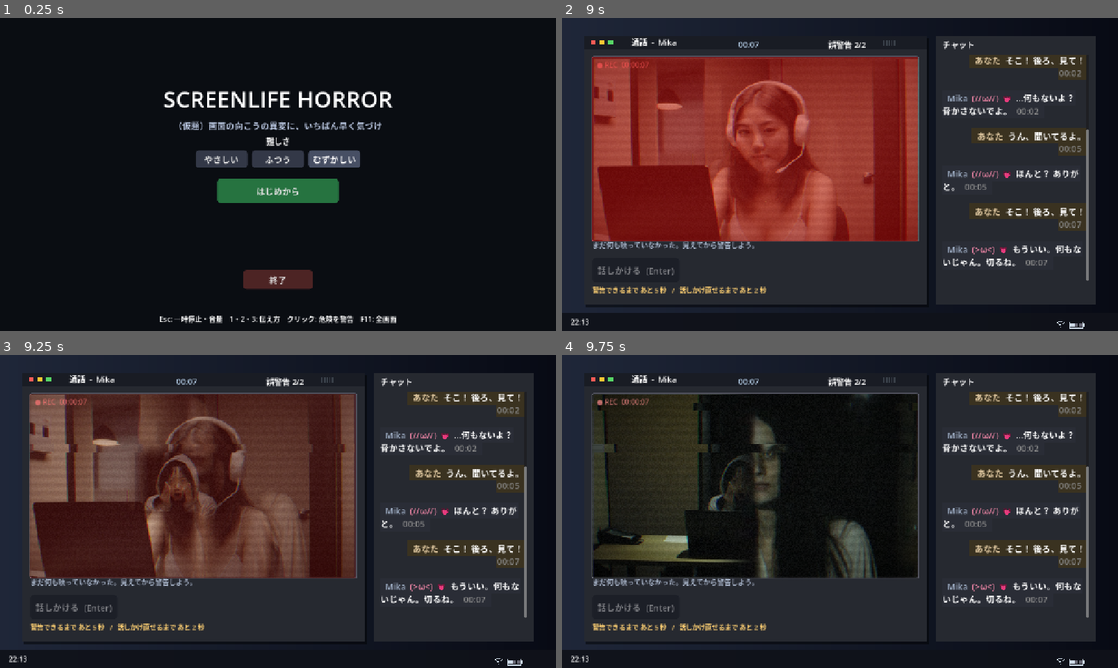
Above: before the commit, frames 1-4 (two rows, left to right).
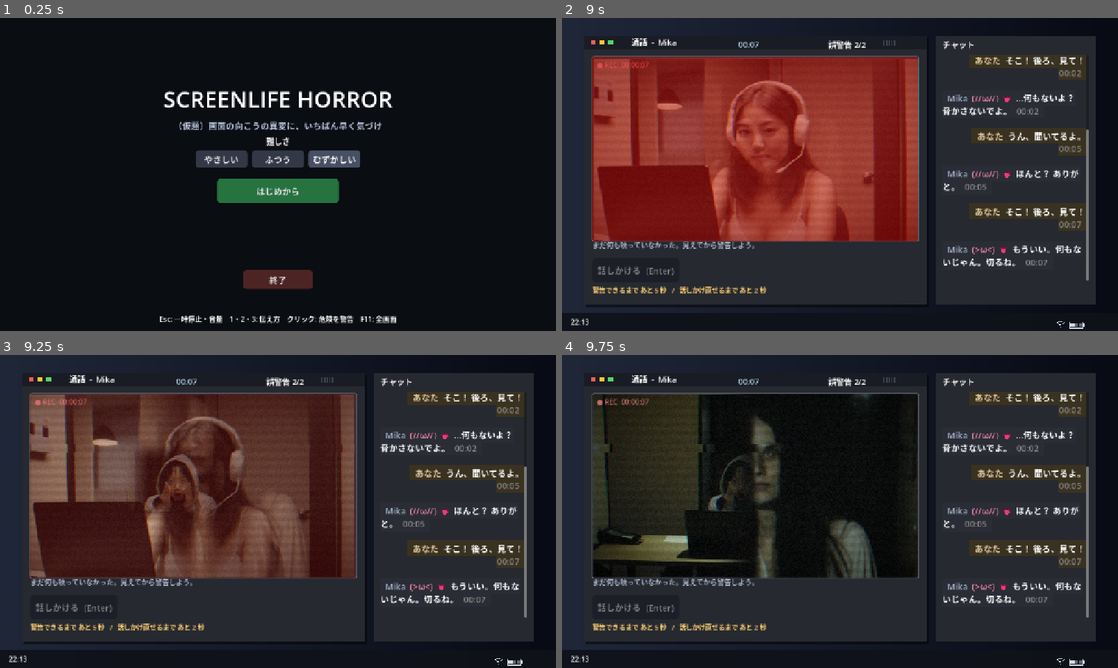
Above: after the commit, the same moments.

Repository: hijiki10rc390-code/screenlife-horror
Game: Godot game, scene res://main.tscn
Same seed, same stepped clock (60 frames per second), same inputs: the game is played once before the commit and once after it.
Inputs (mouse positions are in pixels of both pictures, inside the frame that each line leads up to):
- Up to frame 1 (0.25 s): no input
- Up to frame 2 (9 s): click "はじめから" at 0.5 s; click "応答する (Enter)" at 1.25 s; click "話しかける (Enter)" at 2 s; tap Enter at 2.75, 2.85, 8.1 s; move the mouse to (962, 158) at 2.77 s; click (962, 158) at 2.92 s; tap Space at 3.02, 3.77, 5.27, 6.02, 7.52 s; move the mouse to (728, 190) at 3.52 s; tap Keypad Enter at 3.6, 8.85 s; click (728, 190) at 3.67 s; move the mouse to (895, 105) at 4.27 s; tap 1 at 4.35 s; click (895, 105) at 4.42 s; move the mouse to (812, 237) at 5.02 s; tap 2 at 5.1 s; click (812, 237) at 5.17 s; move the mouse to (1006, 221) at 5.77 s; tap 3 at 5.85 s; click (1006, 221) at 5.92 s; click "話しかける (Enter)" at 6.5 s; move the mouse to (673, 127) at 7.27 s; tap R at 7.35 s; click (673, 127) at 7.42 s; move the mouse to (867, 174) at 8.02 s; click (867, 174) at 8.17 s; move the mouse to (756, 96) at 8.77 s; click (756, 96) at 8.92 s
- Up to frame 3 (9.25 s): tap Space at 9.02 s
- Up to frame 4 (9.75 s): move the mouse to (962, 495) at 9.52 s; tap 1 at 9.6 s; click (962, 495) at 9.67 s

Frames 1-2 are identical in both runs. In frame 3, 0.1% of the frame differs, in the area x 5-63%, y 28-32%; in frame 4, 0.2%, in the area x 6-53%, y 15-32%.

Commit message:
プラン 13: 過剰演出削減 + ボタン選択状態 + BGM 音量
- main.gd: _update_phrase_btns() で選択中のボタンに '▶' マーカー追加
- main.gd: glitch_amt のしきい値を 0.2→0.4 に、最大値を 1.0→0.5 に半減
- main.gd: stutter の開始条件を 0.3→0.5 に、頻度を 0.6-2.0→1.5-3.5 に、振れ幅を ±6→±4 に
- audio_manager.gd: ambient の音量を -13→-6 dB に上げて BGM を明るく

Diff:
--- a/audio_manager.gd
+++ b/audio_manager.gd
@@ -9,7 +9,7 @@
 
 # 名前: [ファイル, 基準の大きさ(dB), ループするか, バス]
 const FILES := {
-	"ambient": ["res://assets/sound/ambient_room.wav", -13.0, true, AMBIENT],
+	"ambient": ["res://assets/sound/ambient_room.wav", -6.0, true, AMBIENT],   # プラン 13: -13→-6 dB に上げて明るく
 	"drone": ["res://assets/sound/drone.wav", -60.0, true, AMBIENT],
 	"heart": ["res://assets/sound/heart.wav", -60.0, true, AMBIENT],
 	"ping": ["res://assets/sound/ping.wav", -8.0, false, SFX],
--- a/main.gd
+++ b/main.gd
@@ -1128,10 +1128,16 @@
 
 
 # 選ばれている伝え方のボタンを明るくする（ロック中・誤警告中でも無効化しない）
+# 選択中のボタンには「▶」マーカーを先頭に付けて、選択中であることを明確にする
 func _update_phrase_btns() -> void:
 	for i in len(act_btns):
 		var b: Button = act_btns[i] as Button
 		b.modulate = Color(1.4, 1.4, 1.5) if i == selected_phrase else Color(1.0, 1.0, 1.0)
+		# 選択マーカー。テキストの先頭に ▶ を付ける（stage2/3 の PHRASES のみ）
+		if b.text.begins_with("▶") or b.text.begins_with("  "):
+			b.text = b.text.substr(2)
+		if i == selected_phrase:
+			b.text = "▶ " + b.text
 
 
 func _set_mark(scene_pos: Vector2) -> void:
@@ -1463,14 +1469,14 @@
 		var clock := Time.get_ticks_msec() / 1000.0
 		shake_offset = Vector2(sin(clock * 0.8) * 2.0, sin(clock * 1.3) * 1.5) * _curve_alpha(t)
 	var stutter_pos := Vector2.ZERO
-	if not calm and _curve_alpha(t) >= 0.3:
+	if not calm and _curve_alpha(t) >= 0.5:   # プラン 13: 0.3→0.5 に上げて頻度を半減
 		if stutter_left > 0.0:
 			stutter_left = maxf(0.0, stutter_left - delta)
 			stutter_pos = stutter_offset
 		elif stutter_next <= 0.0:
 			stutter_left = 0.07
-			stutter_offset = Vector2(randf_range(-6, 6), randf_range(-6, 6))
-			stutter_next = randf_range(0.6, 2.0)
+			stutter_offset = Vector2(randf_range(-4, 4), randf_range(-4, 4))   # ±6→±4 に縮小
+			stutter_next = randf_range(1.5, 3.5)   # 0.6-2.0→1.5-3.5 に増やして頻度減
 			stutter_pos = stutter_offset
 		else:
 			stutter_next = maxf(0.0, stutter_next - delta)
@@ -1526,8 +1532,9 @@
 	video.position = VIDEO_POS + Vector2(sin(clock * 53.1) + sin(clock * 31.7), cos(clock * 47.3) + cos(clock * 29.9)) * 0.5 * 22.0 * shake
 	flash.color.a = move_toward(flash.color.a, 0.0, delta * 0.9)
 	cam_mat.set_shader_parameter("time", t)
-	# 映像の乱れ: 人影が濃くなるほど強い。「演出を弱める」では出さない
-	var glitch_amt := 0.0 if calm else clampf((ghost_layer.modulate.a - 0.2) / 0.8, 0.0, 1.0)
+	# 映像の乱れ: 人影が濃くなるほど強い。プラン 13（過剰演出削減）:
+	# ghost alpha 0.4 までは出さない、0.4〜1.0 で 0.0〜0.5（半減）。stutter も同条件
+	var glitch_amt := 0.0 if calm else clampf((ghost_layer.modulate.a - 0.4) / 0.6, 0.0, 0.5)
 	cam_mat.set_shader_parameter("glitch", glitch_amt)
 	# きしみに合わせた暗転（dim）: 0.3 秒だけ素早く点滅させて 0 に戻す。calm では常に 0
 	var dim := 0.0
